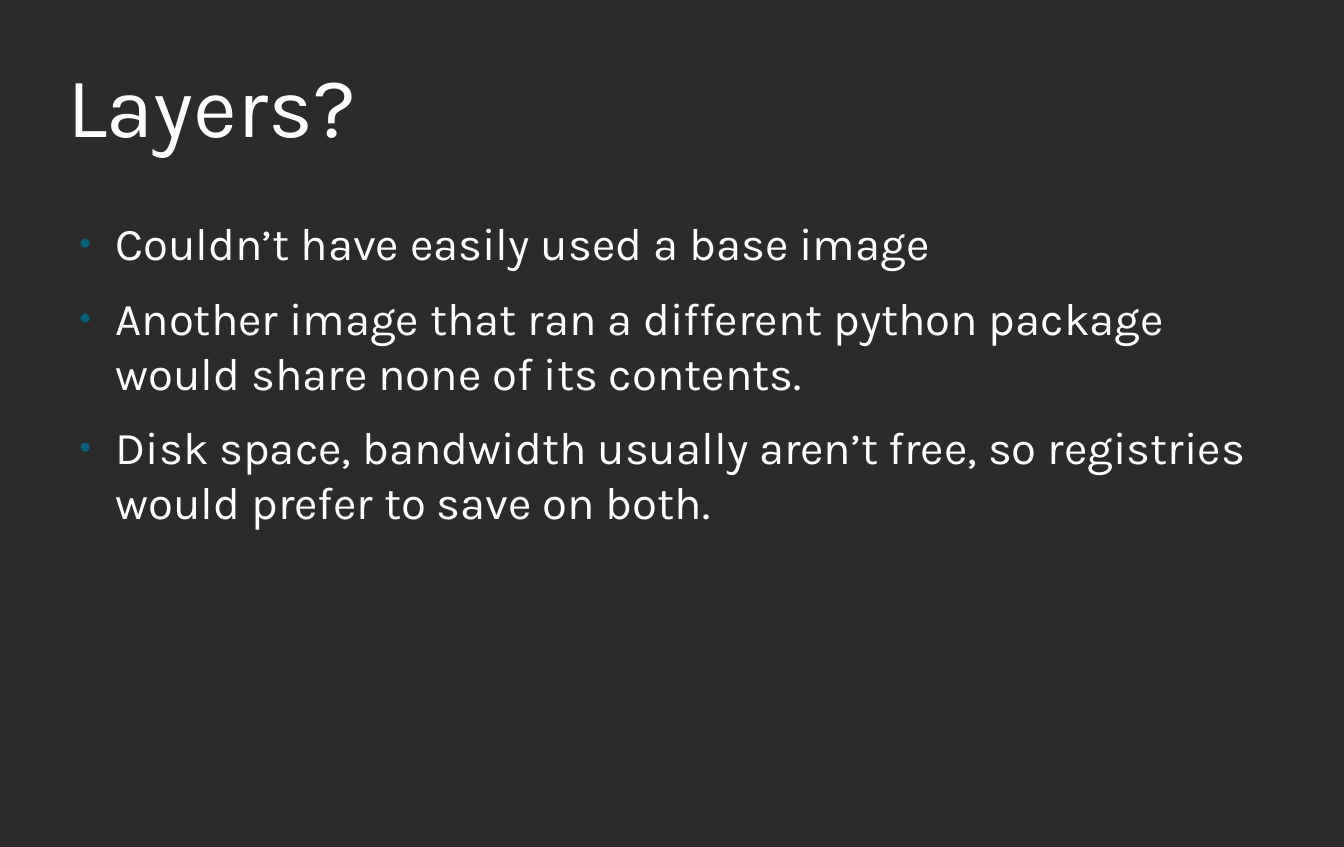
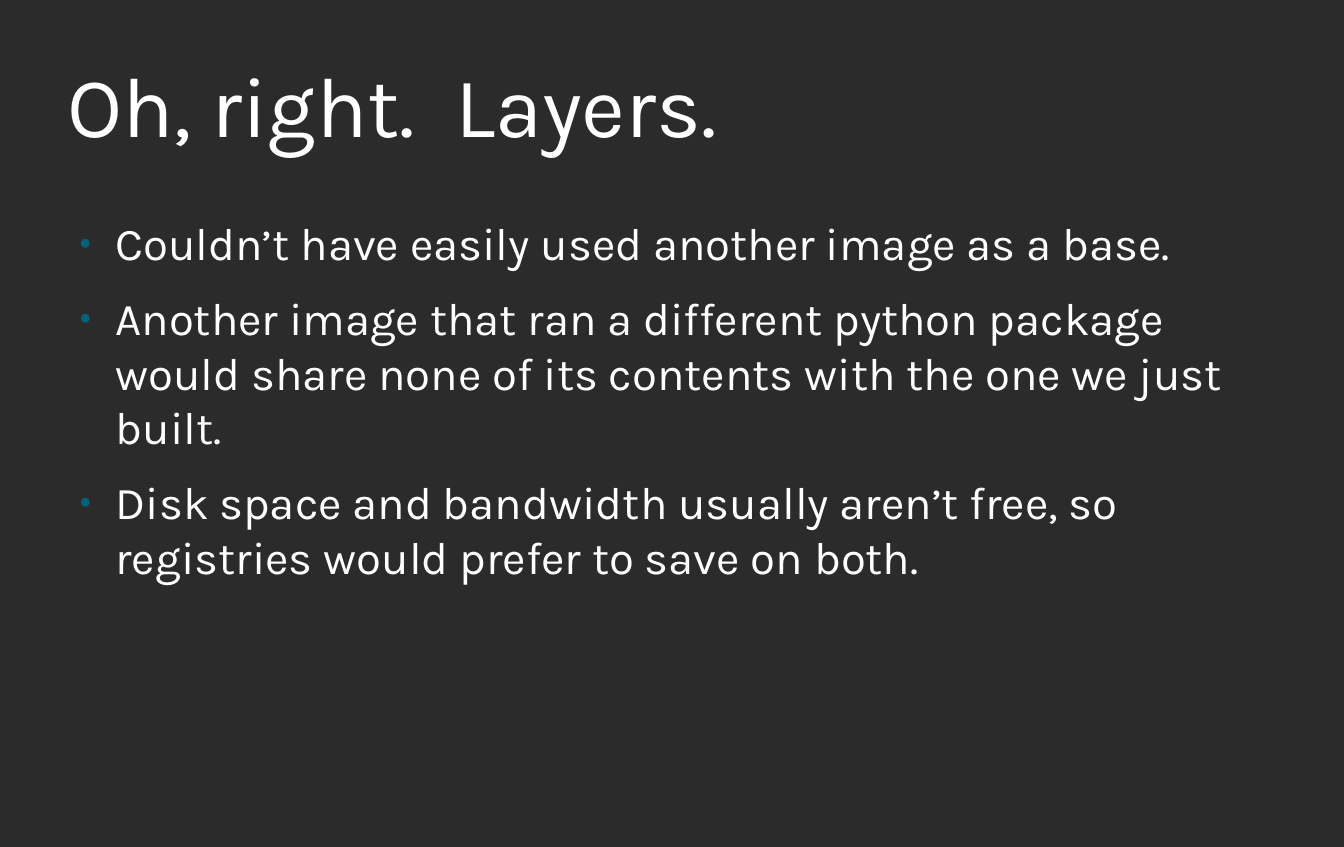
Before and after one commit to nalind/devconf.us-2018, a slide deck: slide 23 of images.odp. Drawn at 1344x847 pixels with LibreOffice and Linux fonts; fonts in the diff are those of the drawing; background and template pictures are left out; a plain dark background stands for a picture behind light text. Boxes give left, top, right and bottom in pixels: in the first picture for what was removed or moved away, otherwise in the second. Text is boxed around its words. In the diff, an @@ line names an element or a change of style, - is before the commit and + after.

Commit message:
Update slides

```diff
--- a/images.odp
+++ b/images.odp
@@ title at (x1=67, y1=78, x2=716, y2=158): text changed @@
-Layers?
+Oh, right. Layers.
@@ text at (x1=115, y1=228, x2=1222, y2=585): text changed @@
-● Couldn’t have easily used a base image
-● Another image that ran a different python package would share none of its contents.
-● Disk space, bandwidth usually aren’t free, so registries would prefer to save on both.
+● Couldn’t have easily used another image as a base.
+● Another image that ran a different python package would share none of its contents with the one we just built.
+● Disk space and bandwidth usually aren’t free, so registries would prefer to save on both.
```
Also in this commit, not shown: 16 other slides changed.
